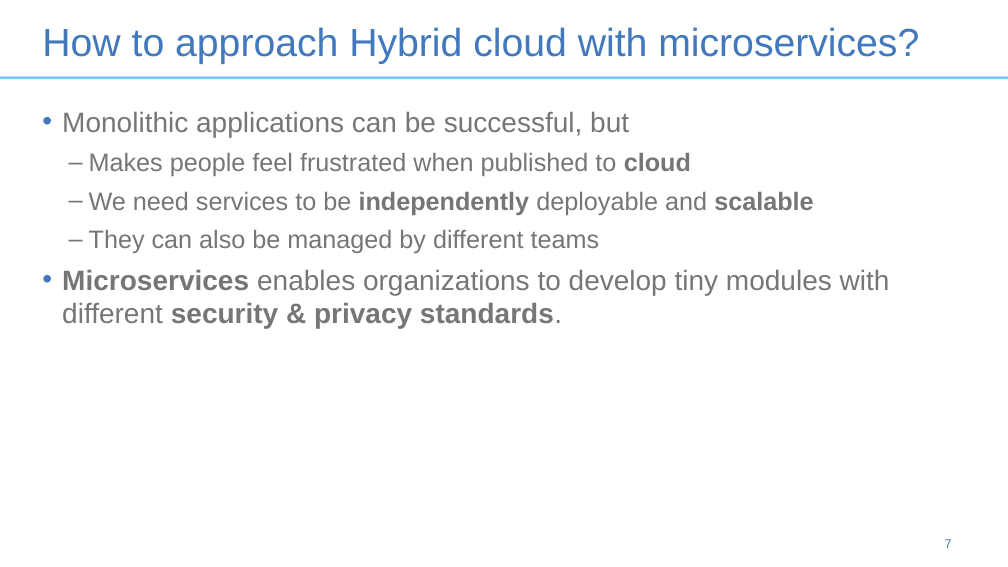
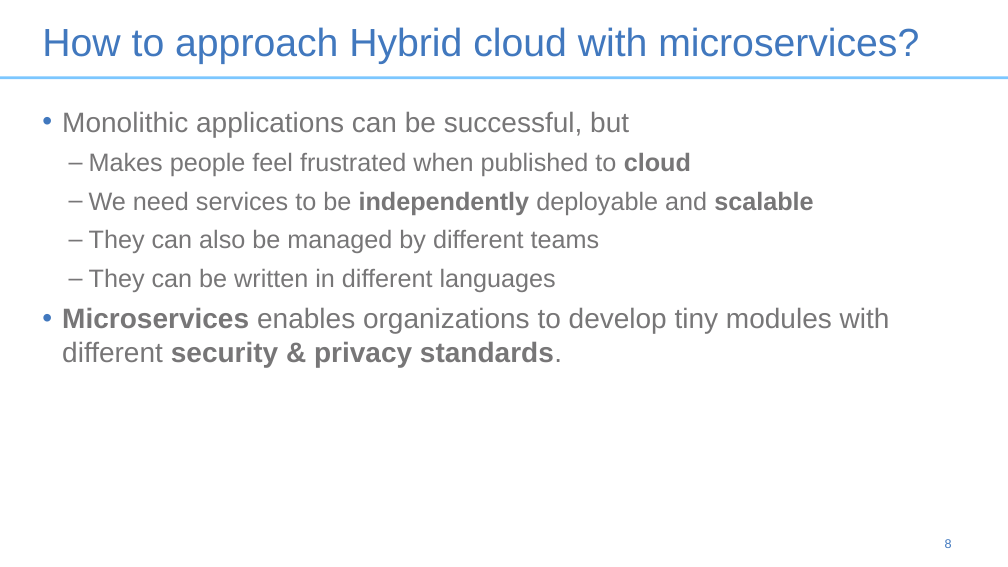
Before and after one commit to bhajian/talks, a slide deck: slide 8 of Tech-connect.ppt (slide 7 before the commit). Drawn at 1008x567 pixels with LibreOffice and Linux fonts; fonts in the diff are those of the drawing. Boxes give left, top, right and bottom in pixels: in the first picture for what was removed or moved away, otherwise in the second. Text is boxed around its words. In the diff, an @@ line names an element or a change of style, - is before the commit and + after.

```diff
--- a/Tech-connect.ppt
+++ b/Tech-connect.ppt
@@ text at <box>89,269,556,292</box>: paragraph added @@
+  – They can be written in different languages
@@ page number at <box>945,539,952,548</box>: text changed @@
-7
+8
```
Also in this commit, not shown: 6 other slides changed, 1 slide added, 1 slide removed.
